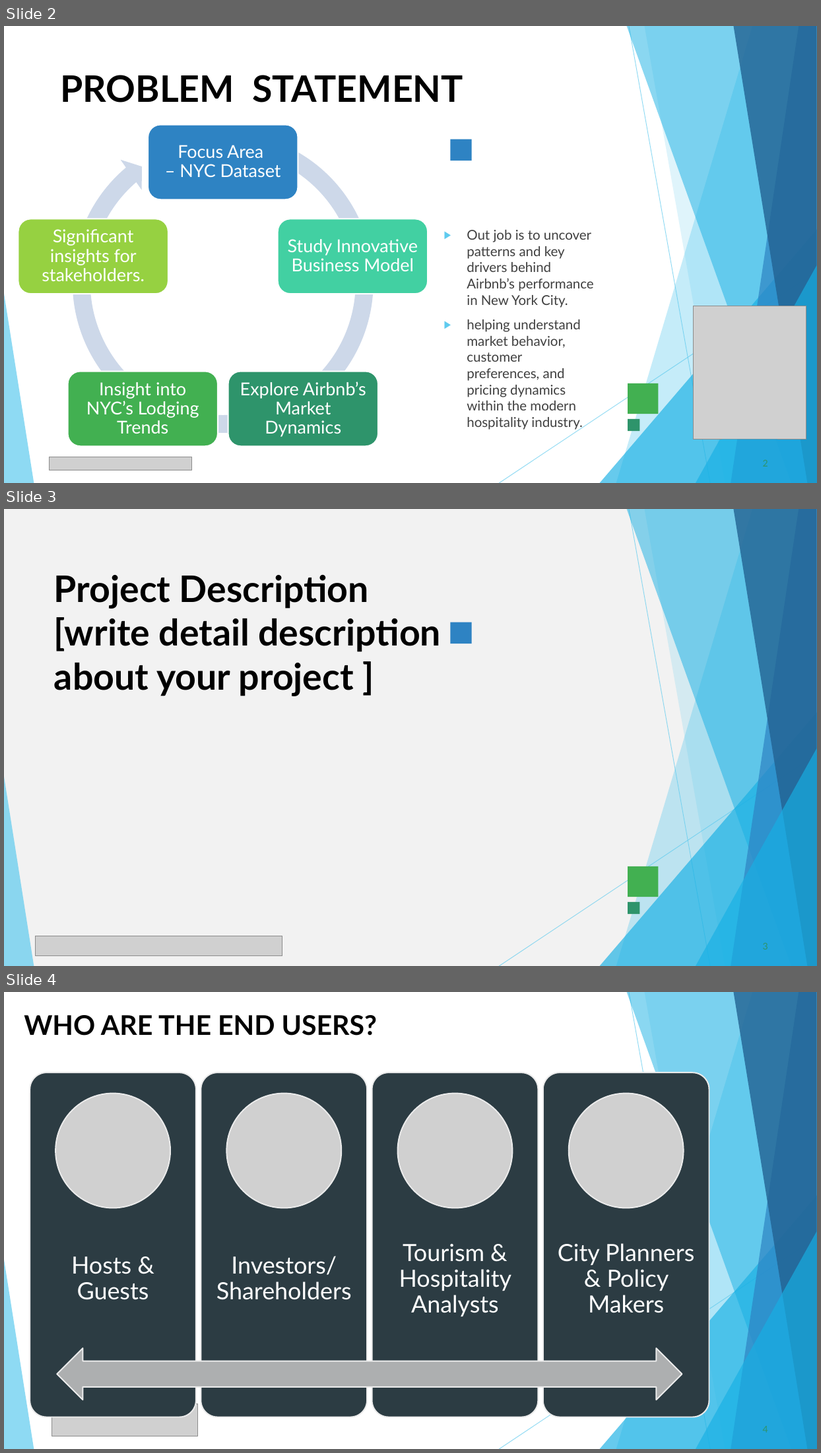
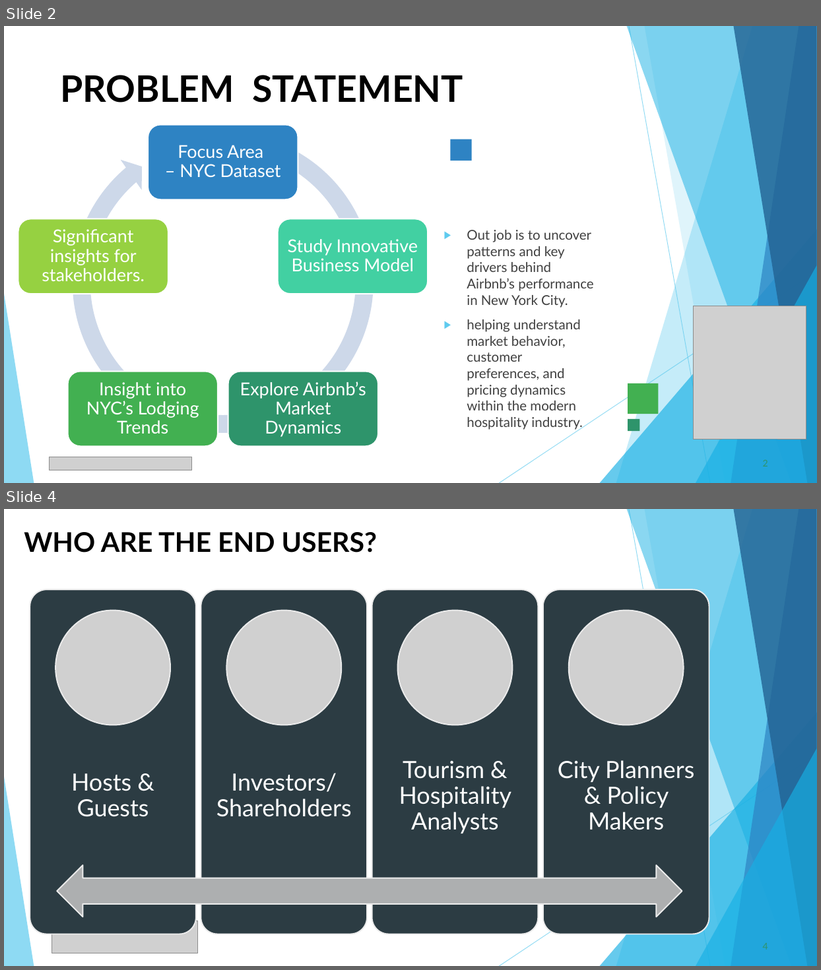
Before and after one commit to SamyakDahale/VOIS_AICTE_Oct2025_SamyakDahale, a slide deck: Samyak_Dahale_Air BNB Hotel Booking Analysis Project PPT.pptx. Shown one above the other, each under a label of ours: slides 2, 3 and 4 before the commit, slides 2 and 4 after it; the slides between them are not shown. The pictures are 821x1453 and 821x970 pixels, drawn with LibreOffice and Linux fonts; fonts in the diff are those of the drawing; grey boxes stand for pictures. Boxes give left, top, right and bottom in pixels: in the first picture for what was removed or moved away, otherwise in the second. Text is boxed around its words. In the diff, an @@ line names an element or a change of style, - is before the commit and + after.

```diff
--- a/Samyak_Dahale_Air BNB Hotel Booking Analysis Project PPT.pptx
+++ b/Samyak_Dahale_Air BNB Hotel Booking Analysis Project PPT.pptx
@@ slide 3 removed at [4, 509, 817, 966], background #F2F2F2; not listed: 14 template elements that a slide beside it also shows @@
@@ title removed at [54, 574, 441, 696] @@
-Project Description
-[write detail description about your project ]
@@ picture removed at [35, 937, 282, 956] @@
```
Also in this commit, not shown: 2 slides changed, 1 slide added, 1 other file.
